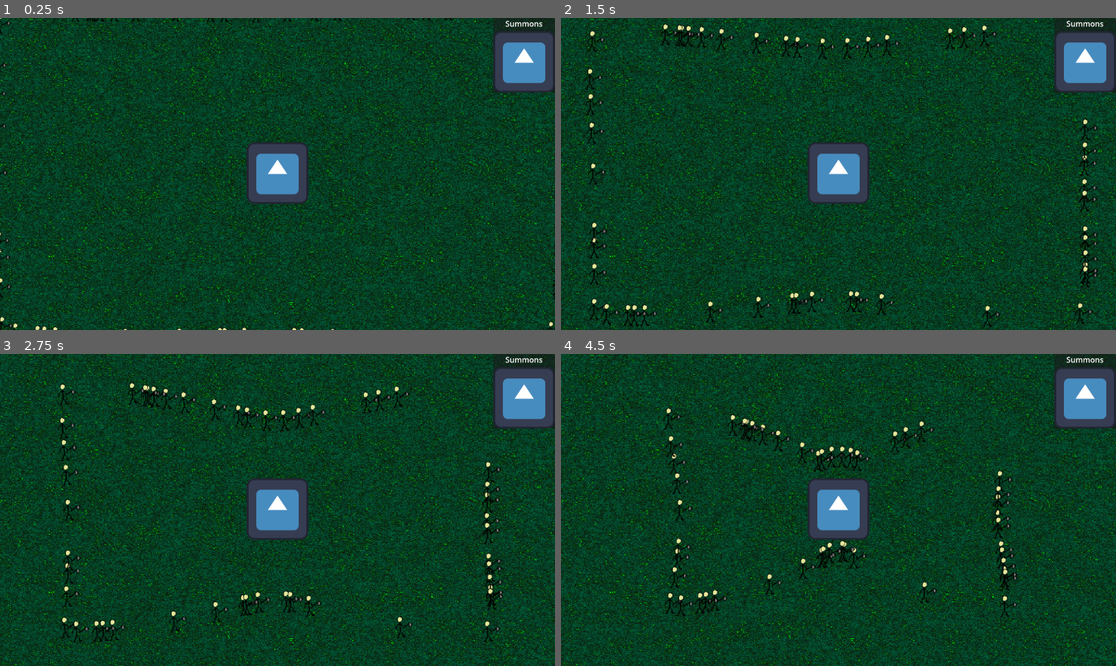
Above: before the commit, frames 1-4 (two rows, left to right).
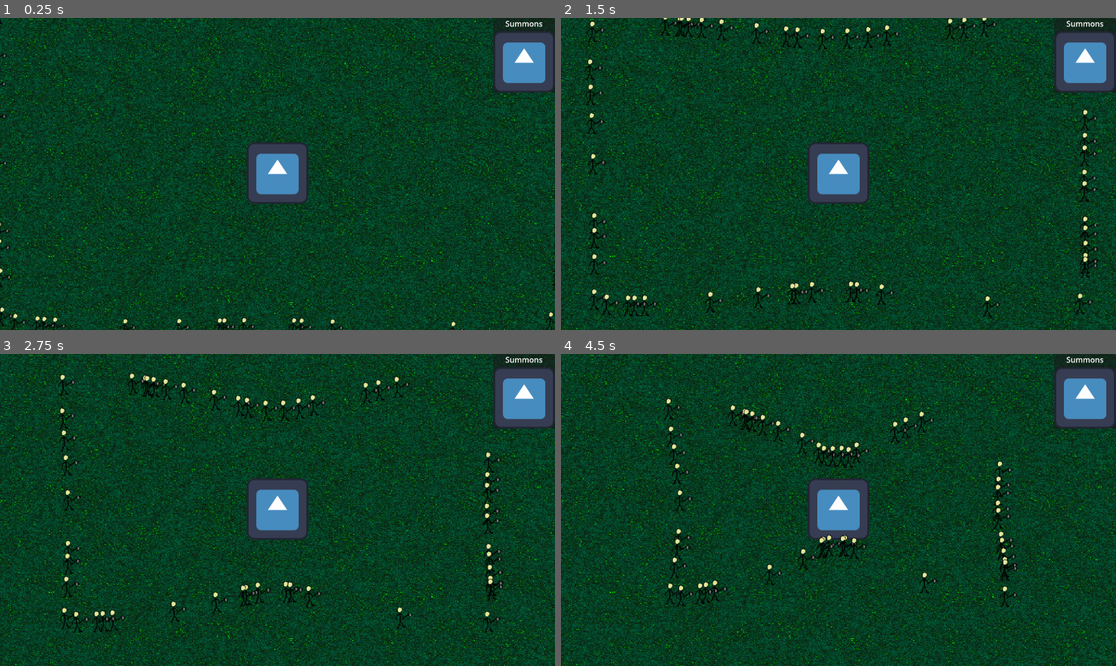
Above: after the commit, the same moments.

Repository: Igorrreha/ldjam-summoning
Game: Godot game, scene res://main.tscn
Same seed, same stepped clock (60 frames per second), same inputs: the game is played once before the commit and once after it. The engine's default icon, where the game draws it, is replaced by a stand-in: a white triangle on a blue panel in a dark square.
Inputs (mouse positions are in pixels of both pictures, inside the frame that each line leads up to):
- Up to frame 1 (0.25 s): no input
- Up to frame 2 (1.5 s): click (1082, 61) at 0.5 s; click (1082, 61) at 1.25 s
- Up to frame 3 (2.75 s): click (521, 397) at 2 s
- Up to frame 4 (4.5 s): move the mouse to (960, 494) at 2.77 s; click (960, 494) at 2.92 s; drag from (727, 525) to (838, 510) at 3.52 s; move the mouse to (894, 441) at 4.27 s; click (894, 441) at 4.42 s

The runs differ from the first frame. In frame 1, 0.8% of the frame differs, in the area x 0-100%, y 0-100%; in frame 2, 3.6%; in frame 3, 3.6%, in the area x 10-91%, y 6-93%; in frame 4, 3.3%.

Commit message:
Improve Y sorting

Diff:
--- a/game.tscn
+++ b/game.tscn
@@ -30,8 +30,10 @@
 point_count = 8
 
 [node name="Game" type="Node2D"]
+y_sort_enabled = true
 
 [node name="BackNoise" type="Sprite2D" parent="."]
+z_index = -1
 texture_filter = 1
 position = Vector2(3.05176e-05, -1.90735e-05)
 scale = Vector2(2.25, 1.28125)
@@ -54,6 +56,7 @@
 shape = SubResource("CircleShape2D_xg4vy")
 
 [node name="EnemiesGenerator" type="Path2D" parent="." node_paths=PackedStringArray("main_tree")]
+y_sort_enabled = true
 position = Vector2(201, -64)
 curve = SubResource("Curve2D_sv0k5")
 script = ExtResource("1_8uoqe")
--- a/modules/enemies/prefabs/human.tscn
+++ b/modules/enemies/prefabs/human.tscn
@@ -98,6 +98,7 @@
 speed = 1.0
 
 [node name="Icon" type="Sprite2D" parent="."]
+position = Vector2(0, -20)
 texture = ExtResource("1_psrqc")
 
 [node name="AnimationPlayer" type="AnimationPlayer" parent="."]
@@ -107,7 +108,6 @@
 autoplay = "walk"
 
 [node name="BodyCollider" type="CollisionShape2D" parent="."]
-position = Vector2(0, 20)
 shape = SubResource("CircleShape2D_53o53")
 
 [node name="AtackArea" type="Area2D" parent="."]
@@ -115,7 +115,6 @@
 monitorable = false
 
 [node name="AttackCollider" type="CollisionShape2D" parent="AtackArea"]
-position = Vector2(0, 19)
 shape = SubResource("CircleShape2D_jjd5j")
 
 [node name="DetectArea" type="Area2D" parent="."]
@@ -124,7 +123,6 @@
 monitorable = false
 
 [node name="DetectCollider" type="CollisionShape2D" parent="DetectArea"]
-position = Vector2(0, 20)
 shape = SubResource("CircleShape2D_g8x3i")
 
 [connection signal="area_entered" from="AtackArea" to="." method="_on_atack_area_area_entered"]
